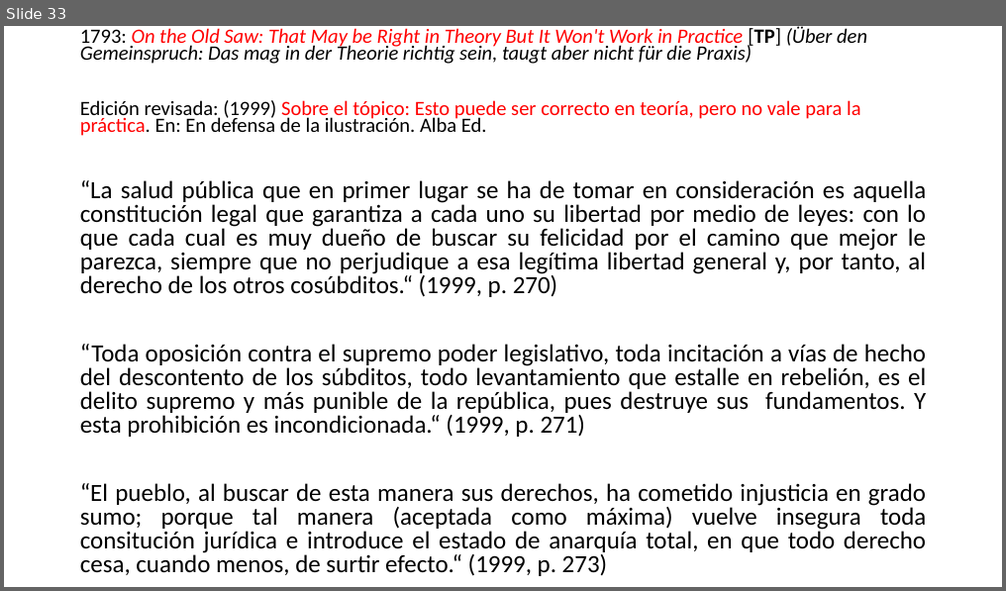
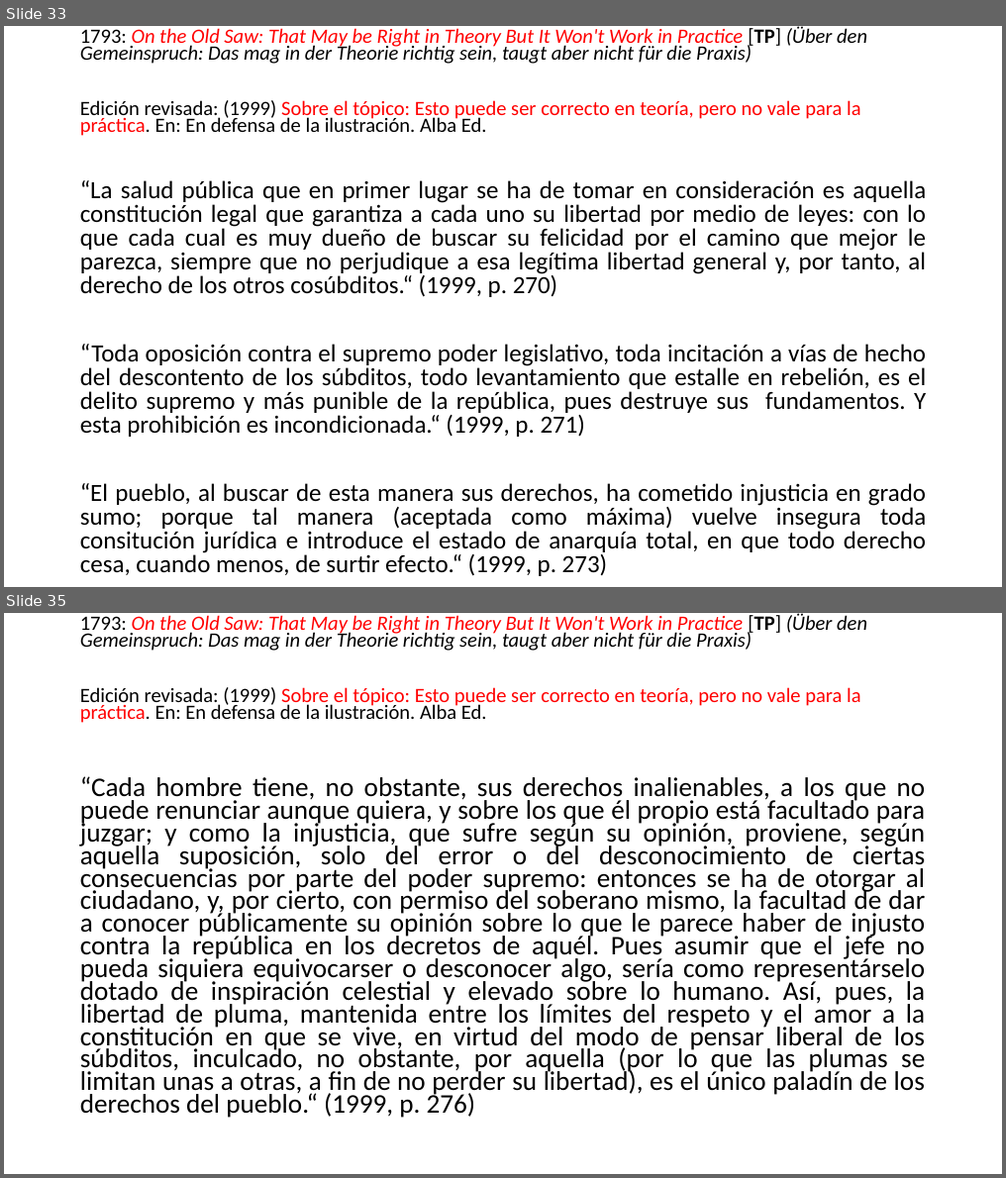
Before and after one commit to zaboltar/ArchaeologyJourney, a slide deck: DigSite/New Arcaism/uarm 2025 2/kant republica ciudadanía.pptx. Shown one above the other, each under a label of ours: slide 33 before the commit, slides 33 and 35 after it; the slides between them are not shown. The pictures are 1006x591 and 1006x1178 pixels, drawn with LibreOffice and Linux fonts; fonts in the diff are those of the drawing. Boxes give left, top, right and bottom in pixels: in the first picture for what was removed or moved away, otherwise in the second. Text is boxed around its words. In the diff, an @@ line names an element or a change of style, - is before the commit and + after.

```diff
--- a/DigSite/New Arcaism/uarm 2025 2/kant republica ciudadanía.pptx
+++ b/DigSite/New Arcaism/uarm 2025 2/kant republica ciudadanía.pptx
@@ slide 35 added at [4, 613, 1002, 1174], background #FFFFFF @@
@@ text added at [80, 613, 867, 723], 19.6 pt, text #000000, italic @@
+1793: On the Old Saw: That May be Right in Theory But It Won't Work in Practice [TP] (Über den Gemeinspruch: Das mag in der Theorie richtig sein, taugt aber nicht für die Praxis)
+Edición revisada: (1999) Sobre el tópico: Esto puede ser correcto en teoría, pero no vale para la práctica. En: En defensa de la ilustración. Alba Ed.
@@ text added at [80, 776, 926, 1118], 25.9 pt, text #000000 @@
+“Cada hombre tiene, no obstante, sus derechos inalienables, a los que no puede renunciar aunque quiera, y sobre los que él propio está facultado para juzgar; y como la injusticia, que sufre según su opinión, proviene, según aquella suposición, solo del error o del desconocimiento de ciertas consecuencias por parte del poder supremo: entonces se ha de otorgar al ciudadano, y, por cierto, con permiso del soberano mismo, la facultad de dar a conocer públicamente su opinión sobre lo que le parece haber de injusto contra la república en los decretos de aquél. Pues asumir que el jefe no pueda siquiera equivocarser o desconocer algo, sería como representárselo dotado de inspiración celestial y elevado sobre lo humano. Así, pues, la libertad de pluma, mantenida entre los límites del respeto y el amor a la constitución en que se vive, en virtud del modo de pensar liberal de los súbditos, inculcado, no obstante, por aquella (por lo que las plumas se limitan unas a otras, a fin de no perder su libertad), es el único paladín de los derechos del pueblo.“ (1999, p. 276)
```
Also in this commit, not shown: 3 slides changed, 23 other slides added, 14 other files.
